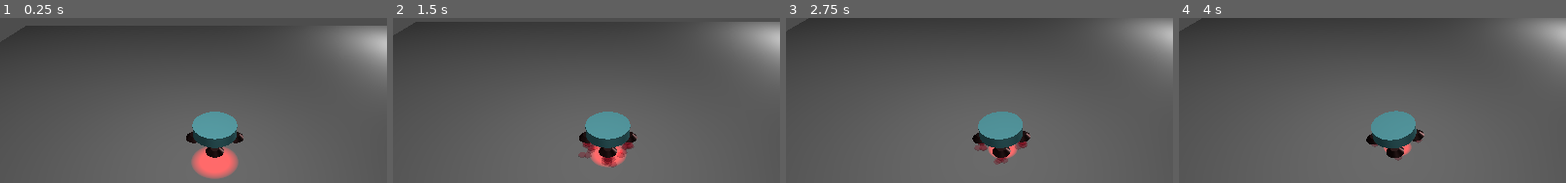
Above: before the commit, frames 1-4 (left to right).
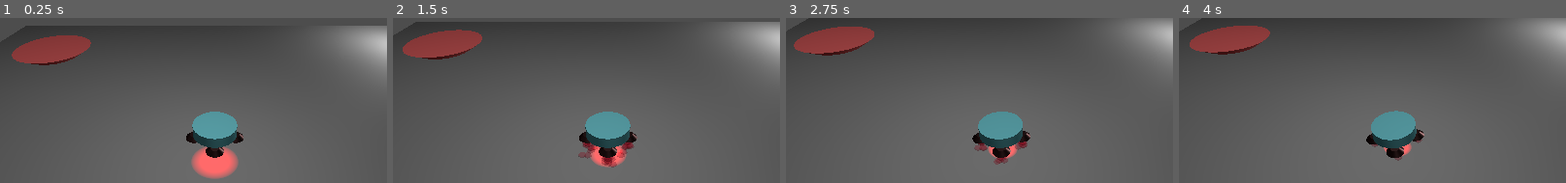
Above: after the commit, the same moments.

Repository: astnohk/LunarMouse3D
Game: Godot game, scene res://node_3d.tscn
Same seed, same stepped clock (60 frames per second), same inputs: the game is played once before the commit and once after it.
Inputs (mouse positions are % of the whole screen's width and height, from its top left):
- Up to frame 1 (0.25 s): no input
- Up to frame 2 (1.5 s): move the mouse to (72, 28) at 0.52 s; press the mouse at (72, 28) at 0.53 s; tap Enter at 1.25 s; move the mouse to (30, 41) at 1.27 s; release the mouse at (30, 41) at 1.28 s; click (30, 41) at 1.35 s
- Up to frame 3 (2.75 s): move the mouse to (60, 6) at 2.02 s; press the mouse at (60, 6) at 2.03 s
- Up to frame 4 (4 s): move the mouse to (45, 61) at 2.77 s; release the mouse at (45, 61) at 2.78 s; click (45, 61) at 2.85 s; move the mouse to (80, 54) at 3.52 s; press the mouse at (80, 54) at 3.53 s
The pictures show only the part of the screen within x 22-72%, y 3-53%; the shares and areas given below are measured in that part.

The runs differ from the first frame. In frame 1, 2.7% of the frame differs, in the area x 3-24%, y 10-29%; in frame 2, 2.6%; in frame 3, 2.6%; in frame 4, 2.6%.

Commit message:
Add goal stage

Diff:
--- a/node_3d.tscn
+++ b/node_3d.tscn
@@ -7,12 +7,41 @@
 [ext_resource type="SphereMesh" uid="uid://den74hg54dxup" path="res://SM_RocketGas.tres" id="5_3ub18"]
 
 [sub_resource type="PhysicsMaterial" id="PhysicsMaterial_dlljf"]
+friction = 0.75
+bounce = 0.1
 
 [sub_resource type="BoxMesh" id="BoxMesh_w7fgs"]
 size = Vector3(20, 0.25, 20)
 
 [sub_resource type="BoxShape3D" id="BoxShape3D_bdij1"]
 size = Vector3(20, 0.25, 20)
+
+[sub_resource type="PhysicsMaterial" id="PhysicsMaterial_drmpy"]
+friction = 0.9
+rough = true
+bounce = 0.01
+absorbent = true
+
+[sub_resource type="StandardMaterial3D" id="StandardMaterial3D_jw1y7"]
+albedo_color = Color(1, 0.431373, 0.431373, 1)
+emission_enabled = true
+emission = Color(1, 0, 0, 1)
+emission_energy_multiplier = 0.1
+
+[sub_resource type="CylinderMesh" id="CylinderMesh_aq0pc"]
+material = SubResource("StandardMaterial3D_jw1y7")
+top_radius = 1.5
+bottom_radius = 1.0
+height = 0.3
+rings = 2
+
+[sub_resource type="CylinderShape3D" id="CylinderShape3D_6f0ya"]
+height = 0.3
+radius = 1.5
+
+[sub_resource type="PhysicsMaterial" id="PhysicsMaterial_c0rt2"]
+friction = 0.5
+bounce = 0.15
 
 [sub_resource type="CylinderMesh" id="CylinderMesh_0ekqf"]
 material = ExtResource("3_cnk54")
@@ -20,6 +49,10 @@
 
 [sub_resource type="CylinderShape3D" id="CylinderShape3D_drmm2"]
 height = 0.25
+
+[sub_resource type="PhysicsMaterial" id="PhysicsMaterial_xjj7v"]
+friction = 0.6
+bounce = 0.1
 
 [sub_resource type="CylinderMesh" id="CylinderMesh_kuab7"]
 material = ExtResource("4_4wu17")
@@ -43,21 +76,32 @@
 [node name="CollisionShape3D" type="CollisionShape3D" parent="Floor"]
 shape = SubResource("BoxShape3D_bdij1")
 
+[node name="StaticBody3D" type="StaticBody3D" parent="."]
+transform = Transform3D(1, 0, 0, 0, 1, 0, 0, 0, 1, -6.79274, 0.271678, -6.367)
+physics_material_override = SubResource("PhysicsMaterial_drmpy")
+
+[node name="MeshInstance3D" type="MeshInstance3D" parent="StaticBody3D"]
+mesh = SubResource("CylinderMesh_aq0pc")
+
+[node name="CollisionShape3D" type="CollisionShape3D" parent="StaticBody3D"]
+shape = SubResource("CylinderShape3D_6f0ya")
+
 [node name="Rocket" type="RigidBody3D" parent="."]
 transform = Transform3D(1, 0, 0, 0, 1, 0, 0, 0, 1, 0, 1.1739, 0)
 mass = 150.0
+physics_material_override = SubResource("PhysicsMaterial_c0rt2")
 script = ExtResource("1_dyrov")
 
-[node name="PinJoint3D" type="PinJoint3D" parent="Rocket"]
+[node name="PinJoint3DCamera" type="PinJoint3D" parent="Rocket"]
 node_a = NodePath("..")
 node_b = NodePath("CameraPivot")
 
-[node name="CameraPivot" type="RigidBody3D" parent="Rocket/PinJoint3D"]
+[node name="CameraPivot" type="RigidBody3D" parent="Rocket/PinJoint3DCamera"]
 transform = Transform3D(1, 0, 0, 0, 1, 0, 0, 0, 1, 0, 4, 5)
 mass = 0.01
 lock_rotation = true
 
-[node name="Camera3D" type="Camera3D" parent="Rocket/PinJoint3D/CameraPivot"]
+[node name="Camera3D" type="Camera3D" parent="Rocket/PinJoint3DCamera/CameraPivot"]
 transform = Transform3D(1, 0, 0, 0, 0.79653, 0.604599, 0, -0.604599, 0.79653, 0, 0, 0)
 
 [node name="MeshInstance3D" type="MeshInstance3D" parent="Rocket"]
@@ -86,6 +130,7 @@
 angular_limit/lower = 0.0
 
 [node name="RigidBody3D" type="RigidBody3D" parent="Rocket/FootZp"]
+physics_material_override = SubResource("PhysicsMaterial_xjj7v")
 
 [node name="MeshInstance3D" type="MeshInstance3D" parent="Rocket/FootZp/RigidBody3D"]
 mesh = SubResource("CylinderMesh_kuab7")
Not shown: 1 places in node_3d.tscn that only renumber resources
